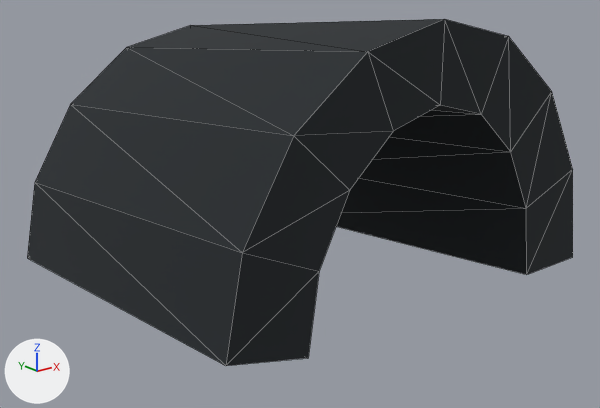
The glTF model examples/gosx-docs/public/models/blackglass/sun-grotto-arch.glb, before and after one commit.
Rendered twice from a 50 mm lens placed at (-32.24, -19.11, 4.83), pointed at (-25.67, -10.91, 1.55). Every picture has the same lights, and +X, +Y and +Z are marked at lower left. The first picture is the older version. Mesh edges are drawn as thin lines. Where no turn or scale is listed for an object, it has been applied to the vertices. Vertices at exactly the same position are counted once.
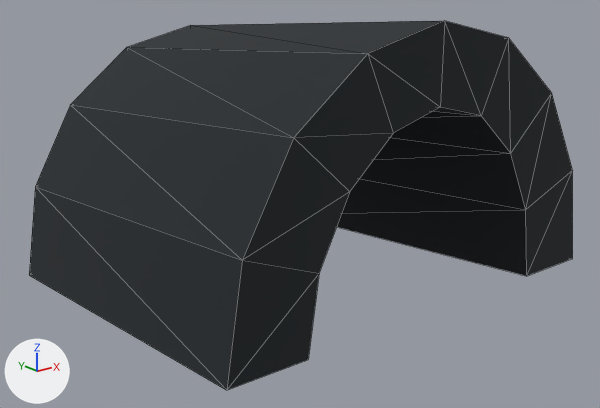
The newer file is also turned or shifted as a whole; pictures and numbers use the older file's frame.

Where the change shows, as pixel boxes [x1, y1, x2, y2] in the pictures (600 x 408 px; the box of a moved part takes in the faces that stretch with it):
```json
{"object": "Mesh_0", "change": "reshaped", "before": [27, 19, 573, 366], "after": [29, 21, 573, 390], "on screen": "6% taller"}
{"part": 1, "of": "me_mesh_0", "change": "moved or reshaped", "before": [226, 272, 319, 366], "after": [227, 274, 319, 390]}
{"part": 2, "of": "me_mesh_0", "change": "moved or reshaped", "before": [70, 104, 350, 365], "after": [71, 105, 350, 389]}
{"part": 3, "of": "me_mesh_0", "change": "moved or reshaped", "before": [27, 105, 242, 366], "after": [29, 105, 242, 390]}
{"part": 4, "of": "me_mesh_0", "change": "moved or reshaped", "before": [71, 19, 573, 275], "after": [71, 21, 573, 276]}
```

The change, as JSON lines over the scene's bpy script:
```json
{"block": "me_mesh_0", "where": "# used by ob_mesh_0; location = (-25.6, -11.0, 3.14)"}
{"op": "remove", "block": "me_mesh_0", "code": "me_mesh_0.from_pydata(...)  # 36 vertices, 64 faces; spans x -2.8..2.8, y -2.2..2.8, z -2.8..0.95"}
{"op": "add", "block": "me_mesh_0", "code": "me_mesh_0.from_pydata(...)  # 36 vertices, 64 faces; spans x -2.8..2.8, y -2.2..2.8, z -2.8..0.93"}
{"block": "me_mesh_0", "change": "me_mesh_0 part 1: all 2 vertices in x -2.8, y -2.2..2.8, z -2.51..-2.09 are moved by (0.0, 0.0, -0.26)"}
{"block": "me_mesh_0", "change": "me_mesh_0 part 2: the 1 vertex in x -2.59, y -2.2, z -1.01 is moved by (0.0, 0.0, -0.07)"}
{"block": "me_mesh_0", "change": "me_mesh_0 part 3: the 1 vertex in x -2.59, y 2.8, z -1.45 is moved by (0.0, 0.0, -0.06)"}
{"block": "me_mesh_0", "change": "me_mesh_0 part 4: all 16 vertices in x -1.98..2.8, y -2.2, z -2.34..0.95 are moved by (0.0, 0.0, -0.02)"}
```
